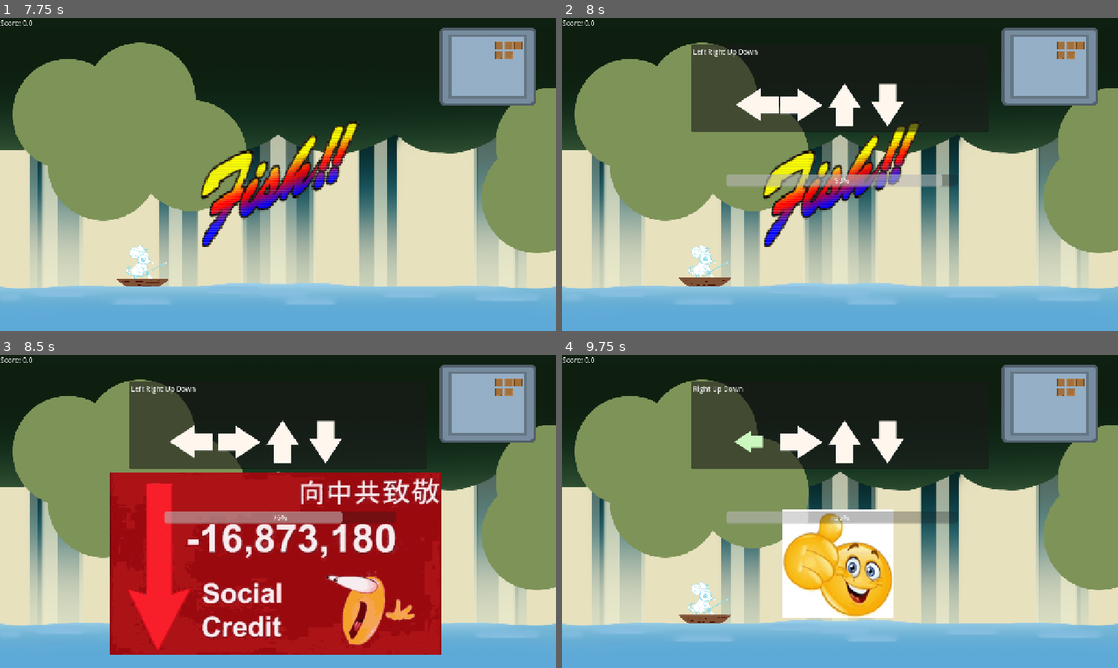
Above: before the commit, frames 1-4 (two rows, left to right).
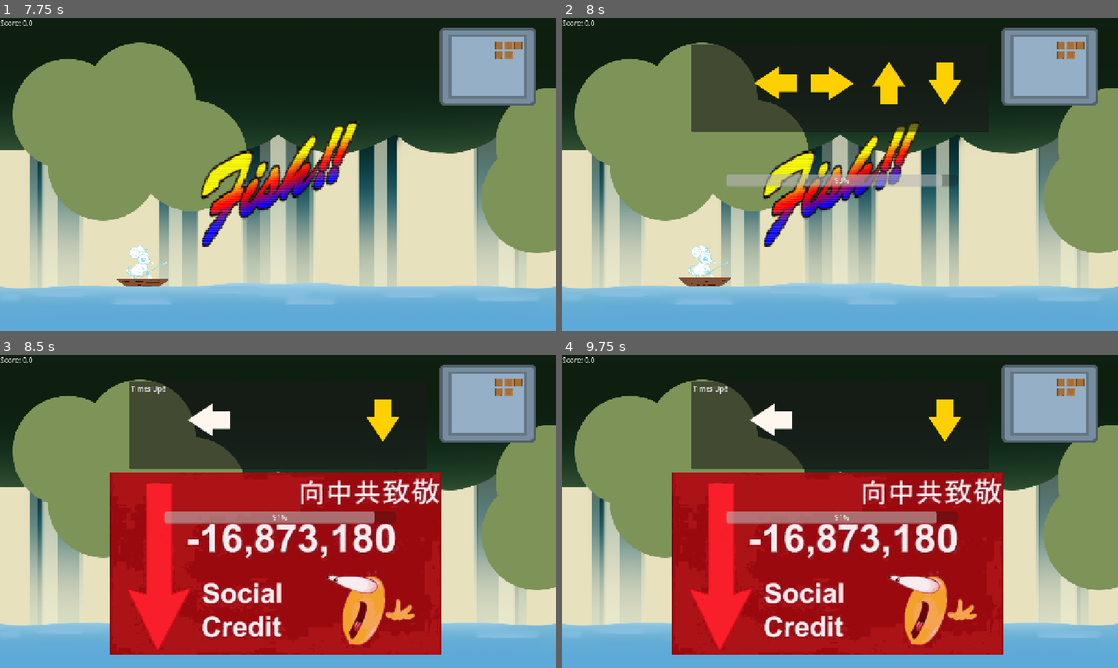
Above: after the commit, the same moments.

Repository: Meoah/Team-Awesome
Game: Godot game, scene res://scenes/game/main_menu.tscn
Two runs of this game, one before a commit and one after it. Both use one fixed random seed, a clock stepped at 60 frames per second and the inputs below.
Inputs:
- Up to frame 1 (7.75 s): click "Start Game" at 0.5 s; tap Enter (ui_accept) at 1.25, 1.52, 2.27, 3.77, 4.25, 4.52, 5.27, 6.77, 7.52 s; hold Right (Right) 1.28-2.03 s; hold Down (Down) 2.03-2.78 s; hold Right (Right) 2.78-3.53 s; hold Up (Up) 3.53-4.28 s; hold Left (Left) 4.28-5.78 s; hold Down (Down) 5.78-6.53 s; hold Right (Right) 6.53-7.28 s; hold Up (Up) from 7.28 s (still down)
- Up to frame 2 (8 s): keep holding Up (Up)
- Up to frame 3 (8.5 s): release Up (Up) at 8.03 s; hold Right (Right) from 8.03 s (still down); tap Enter (ui_accept) at 8.27 s
- Up to frame 4 (9.75 s): release Right (Right) at 8.78 s; hold Down (Down) 8.78-9.53 s; hold Left (Left) from 9.53 s (still down)

Frame 1 is identical in both runs. In frame 2, 3.3% of the frame differs, in the area x 23-72%, y 10-35%; in frame 3, 2.9%; in frame 4, 37%, in the area x 19-80%, y 9-96%.

Commit message:
Adding Variants
Attempting to make a "Gold" variant.
If fish is gold then a wrong input ends the minigame

Diff:
--- a/scenes/ui/arrow_sprite.gd
+++ b/scenes/ui/arrow_sprite.gd
@@ -21,3 +21,6 @@
 	tween.tween_property(self, "modulate", Color.RED, 0.1)
 	shake()
 	tween.tween_property(self, "modulate", Color.WHITE, 0.3)
+
+func erase():
+	visible = false
--- a/scenes/ui/arrows.tscn
+++ b/scenes/ui/arrows.tscn
@@ -110,4 +110,10 @@
 texture = ExtResource("11_ybko8")
 script = ExtResource("16_mx6gi")
 
+[node name="ArrowOrigin" type="Marker2D" parent="."]
+position = Vector2(362, 150)
+
+[node name="ArrowLoader" type="Marker2D" parent="."]
+gizmo_extents = 19.2
+
 [connection signal="timeout" from="Timer" to="." method="_on_timer_timeout"]
--- a/scripts/ui/arrows.gd
+++ b/scripts/ui/arrows.gd
@@ -20,7 +20,17 @@
 var caught = 0
 var sprite_array : Array[ArrowSprite]
 
+var variant : bool
+
+func make_variant():
+	if randi_range(0,5) > 2:
+		variant = true
+
+
+
+
 func start_minigame():
+	make_variant()
 	$Reaction.texture = null #Clears out the Image loaded
 	current_fish = potential_fish.pick_random() # Picks a random fish
 	current_fish.intialize() # Prepares the array of correct inputs
@@ -32,7 +42,7 @@
 	print(current_fish.current_inputs) #Debug
 	cleared = false
 	timer.start(current_fish.time)
-	text_render()
+	#text_render()
 	timer.set_paused(false)
 	progress_bar.max_value = current_fish.time
 	input_index = 0
@@ -80,7 +90,7 @@
 			if player_inputs == input_array[input_index]:
 				print("cool")
 				input_index = input_index + 1 #Advances in the string index
-				text_render()
+				#text_render()
 				$Reaction.set_texture(success)
 				print(input_array)
 				var current_sprite : ArrowSprite = sprite_array.pop_front()
@@ -90,6 +100,8 @@
 				print("Lame!")
 				$Reaction.set_texture(failure)
 				var incorrect_sprite: ArrowSprite = sprite_array[0]
+				if variant:
+					fail()
 				if incorrect_sprite:
 					incorrect_sprite.incorrect()
 				set_process_input(false)
@@ -110,6 +122,11 @@
 
 
 func fail():
+	if sprite_array:
+		var incorrect_sprite: ArrowSprite = sprite_array.pop_front()
+		for item in sprite_array:
+			incorrect_sprite = sprite_array.pop_front()
+			incorrect_sprite.erase()
 	cleared = true
 	input_string.set_text("Times Up!!")
 	$Reaction.set_texture(failure)
@@ -140,13 +157,18 @@
 @export var Animated : AnimatedSprite2D
 func spawn_arrows():
 	sprite_array = []
-	var count : float =3.5
+	var count : int =0
+	var measurement : int = 0
 	print(arrow_direction)
 	for i in input_array:
+		if variant:
+			$ArrowSprite.modulate = Color.GOLD
 		count += 1
 		var node_to_copy = $ArrowSprite
 		var copy = node_to_copy.duplicate()
 		copy.texture = arrow_direction[i]
 		add_child(copy)
 		sprite_array.append(copy)
-		copy.position = Vector2(count * 100, 200)
+		copy.position = Vector2($ArrowOrigin.position.x +(count * 130), $ArrowOrigin.position.y)
+		measurement += 200
+	$ArrowLoader.position = Vector2($ArrowOrigin.position.x - measurement, $ArrowOrigin.position.y)
